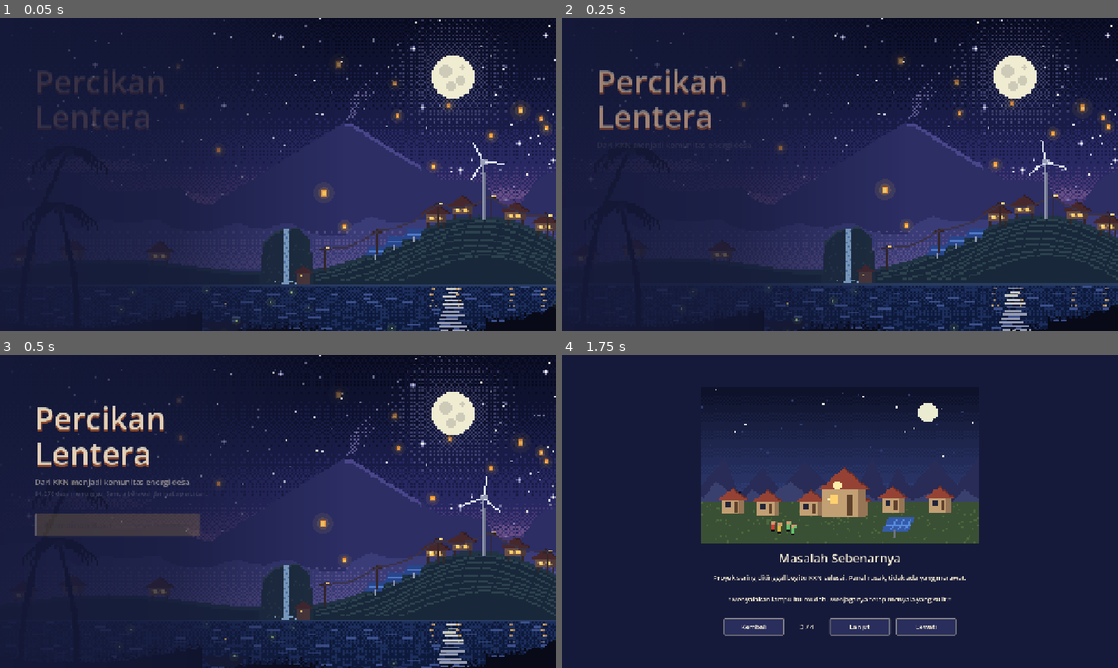
Above: before the commit, frames 1-4 (two rows, left to right).
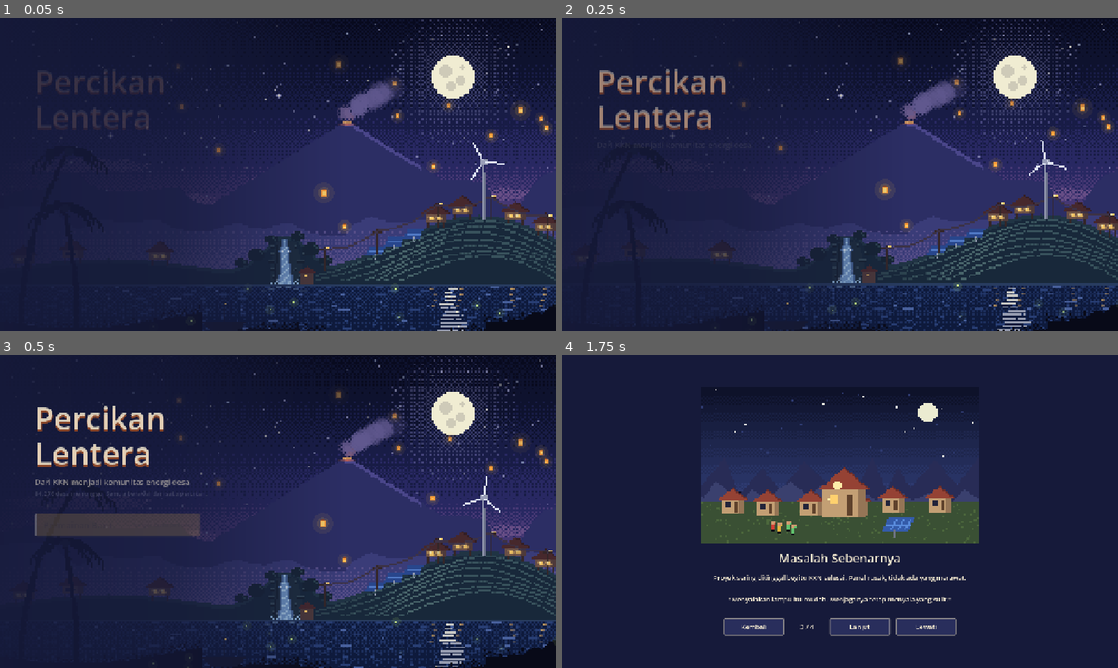
Above: after the commit, the same moments.

Repository: RizqieSufiawan/percikan-lentera
Game: Godot game, scene res://scenes/title.tscn
Same seed, same stepped clock (60 frames per second), same inputs: the game is played once before the commit and once after it. Sound files missing from this copy of the repository are replaced by a short silence.
Inputs (mouse positions are in pixels of both pictures, inside the frame that each line leads up to):
- Up to frame 1 (0.05 s): no input
- Up to frame 2 (0.25 s): no input
- Up to frame 3 (0.5 s): no input
- Up to frame 4 (1.75 s): tap Enter at 0.5 s; move the mouse to (962, 495) at 0.52 s; hold Right 0.53-1.28 s; tap Delete at 0.6, 1.35 s; click (962, 495) at 0.67 s; tap Space at 0.77, 1.07, 1.52 s; move the mouse to (728, 527) at 1.27 s; hold Left from 1.28 s (still down)

The runs differ from the first frame. In frame 1, 4.1% of the frame differs, in the area x 10-100%, y 0-100%; in frame 2, 4.0%; in frame 3, 4.1%, in the area x 4-100%, y 0-100%; in frame 4, nothing differs.

Commit message:
Main Menu

Diff:
--- a/scripts/ui/debug_tools.gd
+++ b/scripts/ui/debug_tools.gd
@@ -16,6 +16,9 @@
 F10  buka semua upgrade gratis
 F11  benih di provinsi terpilih  (Shift: buka rute pesawat semua pulau)
 F12  menang  (Shift: kalah resistensi, Ctrl: kalah padam)
+Delete    isi PETA SETENGAH: separuh desa bersih, semua energi & upgrade terbuka, tahap 4
+          (Shift: PENUH, semua desa bersih campur semua energi, 1 desa sengaja disisakan
+          supaya belum menang; tekan F12 untuk layar menang)
 Insert    lompat 1 tahun (berhenti jika ada kartu)
 Home      naik tahap
 End       munculkan gelembung aksi sekarang
@@ -150,19 +153,11 @@
 				sim.blue = clampf(sim.blue + 15, 0, 100)
 				msg = "resistensi biru +15"
 		KEY_F10:
-			for u in Game.db.upgrades:
-				if sim.owned_upgrades.has(u.id):
-					continue
-				sim.owned_upgrades[u.id] = true
-				if u.unlock_energy != &"" and not sim.energies.has(u.unlock_energy):
-					sim.energies.append(u.unlock_energy)
-				for f in u.flags:
-					sim.flags[f] = true
-			sim.flags[&"airplane"] = true
-			sim.flags[&"post_kkn"] = true
-			sim.flags[&"gov_partner"] = true
-			sim._recompute_mods()
+			_unlock_all(sim)
 			msg = "semua upgrade terbuka"
+		KEY_DELETE:
+			_unlock_all(sim)
+			msg = _fill_map(sim, 1.0 if shift else 0.5)
 		KEY_F11:
 			if shift:
 				sim._open_air_routes(99)
@@ -214,3 +209,54 @@
 	_status.text = "DEBUG: " + msg
 	print("[debug] ", msg)
 	return true
+
+
+func _unlock_all(sim: Simulation) -> void:
+	for u in Game.db.upgrades:
+		if sim.owned_upgrades.has(u.id):
+			continue
+		sim.owned_upgrades[u.id] = true
+		if u.unlock_energy != &"" and not sim.energies.has(u.unlock_energy):
+			sim.energies.append(u.unlock_energy)
+		for f in u.flags:
+			sim.flags[f] = true
+	sim.flags[&"airplane"] = true
+	sim.flags[&"post_kkn"] = true
+	sim.flags[&"gov_partner"] = true
+	sim._recompute_mods()
+
+
+## Isi peta: share = bagian desa yang bersih di tiap provinsi (0.5 = setengah, 1.0 = penuh).
+## Energi dipilih paling cocok dari SEMUA energi, jadi petanya campuran. Sebagian besar rapuh,
+## sebagian mandiri. Pada 1.0 satu desa disisakan supaya permainan belum langsung menang.
+func _fill_map(sim: Simulation, share: float) -> String:
+	var rng := RandomNumberGenerator.new()
+	rng.seed = 2026
+	var all_e: Array[StringName] = []
+	for e in Game.db.energies:
+		all_e.append(e.id)
+	var left_over := false
+	for s: Simulation.ProvinceState in sim.provinces.values():
+		var order: Array = s.villages.duplicate()
+		for i in range(order.size() - 1, 0, -1):
+			var j := rng.randi_range(0, i)
+			var t = order[i]
+			order[i] = order[j]
+			order[j] = t
+		var target := roundi(order.size() * share)
+		var done := 0
+		for v: Simulation.VillageState in order:
+			if done >= target:
+				break
+			if share >= 1.0 and not left_over and v == order[order.size() - 1]:
+				left_over = true  # satu desa disisakan
+				continue
+			v.energy = sim.best_energy_for(s, v, all_e)
+			v.status = Simulation.V_INDEP if rng.randf() < (0.6 if share >= 1.0 else 0.3) else Simulation.V_LIT
+			v.lit_age = 9999
+			done += 1
+		s.community = maxf(s.community, 70.0 if share >= 1.0 else 45.0)
+		s.recount()
+	sim._set_stage(6 if share >= 1.0 else 4)
+	sim.kkn_active = false
+	return "peta terisi %d%%, semua energi terbuka" % roundi(share * 100)
--- a/scripts/ui/title_screen.gd
+++ b/scripts/ui/title_screen.gd
@@ -2,7 +2,9 @@
 ## Layar judul: Lanjutkan, Permainan Baru, Muat Permainan, Pengaturan, Panduan, Keluar.
 ## Latar desa malam berlapis (tools/make_title_bg.py) dengan paralaks mengikuti mouse,
 ## bintang berkelip, bintang jatuh, baling-baling turbin berputar, lentera naik dari balik bukit,
-## dan kunang-kunang. Judul di kiri di atas bayangan gelap; tombol masuk bergantian.
+## dan kunang-kunang. Yang ikut bergerak (tidak dicetak di gambar lapisan): bintang terang berkelip,
+## riak danau, pantulan bulan & lampu rumah yang bergoyang, air terjun mengalir, pohon kelapa
+## berayun (lembar sprite title_palms.png). Judul di kiri di atas bayangan gelap; tombol masuk bergantian.
 
 const IMG := Vector2(1280, 720)  # ukuran gambar lapisan
 const MARGIN := 32.0  # lapisan dibuat lebih besar dari layar agar bisa digeser
@@ -14,7 +16,29 @@
 ]
 const TURBINE_HUB := Vector2(1074, 334)  # dari make_title_bg.py (koordinat gambar)
 const LANTERN_COUNT := 14
-const STAR_COUNT := 28
+const STAR_COUNT := 80
+const MOON := Vector2(252, 38)  # piksel seni (make_title_bg.py)
+const LAKE_Y := 148  # baris tepi danau (piksel seni)
+const ART_H := 180
+const HOUSES := [238, 252, 280, 296, 309]  # rumah di lereng kanan (pantulan lampunya di danau)
+const FALL_Y := Vector2i(124, 148)
+const WATER_F := Color8(150, 190, 226)
+const WATER_F2 := Color8(96, 140, 196)
+const LAKE1 := Color8(40, 62, 116)
+const LAKE2 := Color8(72, 96, 156)
+const PALMS := preload("res://assets/ui/title_palms.png")
+const PALM_FRAMES := 16
+const PALM_BOX := Rect2(0, 52, 108, 128)  # piksel seni, sama dengan make_title_bg.py
+const PALM_FPS := 7.0
+const CRATER := Vector2(196, 62)  # kawah gunung api (piksel seni)
+const SMOKE_COL := Color8(96, 88, 142)
+const LAMP := Color8(255, 206, 104)
+const LAMP2 := Color8(255, 240, 176)
+const WALL := Color8(104, 78, 70)
+const ROOF := Color8(70, 40, 44)
+## Rumah berlampu (x kiri, piksel seni). 46 sengaja gelap di gambar (desa belum berlistrik).
+const LIT_HOUSES := [20, 92, 238, 252, 280, 296, 309]
+const CHIMNEY_HOUSES := [252, 296]  # rumah yang sedang memasak (asap dapur tipis)
 const FIREFLY_COUNT := 12
 
 var _buttons: Array[Button] = []
@@ -23,6 +47,14 @@
 var _lanterns: Array = []
 var _stars: Array = []
 var _flies: Array = []
+var _ripples: Array = []  # garis riak danau: {y, x, len, sp, ph, bright}
+var _smoke: Array = []  # kepulan asap gunung: {p, age, life, r0, r1}
+var _embers: Array = []  # bara kecil dari kawah: {p, v, age}
+var _smoke_cd := 0.0
+## Jendela rumah: {pos (piksel seni, kiri atas 2x2), house, ph, off_t, off_cd, pass_t, pass_cd, dir}
+var _windows: Array = []
+var _house_light: Dictionary = {}  # x rumah -> terang rata-rata jendelanya (untuk pantulan di danau)
+var _chimney: Array = []  # asap dapur: {p, age}
 var _shooting := {}
 var _next_shooting := 4.0
 var _par := Vector2.ZERO
@@ -38,9 +70,33 @@
 	_build_buttons()
 	for i in LANTERN_COUNT:
 		_lanterns.append(_new_lantern(true))
-	for i in STAR_COUNT:
-		_stars.append({"p": Vector2(_rng.randf() * IMG.x, _rng.randf() * 400.0), "ph": _rng.randf() * TAU,
-			"sp": _rng.randf_range(0.8, 2.4), "big": _rng.randf() < 0.25})
+	while _stars.size() < STAR_COUNT:
+		# Posisi di kisi piksel seni, tidak menempel bulan.
+		var g := Vector2(_rng.randi_range(0, 319), _rng.randi_range(0, 108))
+		if g.distance_to(MOON) < 17.0:
+			continue
+		var roll := _rng.randf()
+		_stars.append({"p": g * 4.0, "ph": _rng.randf() * TAU, "sp": _rng.randf_range(0.6, 2.2),
+			"lvl": 0.55 if roll < 0.55 else (0.85 if roll < 0.9 else 1.0), "big": roll >= 0.9,
+			"col": Color(1, 0.98, 0.9) if _rng.randf() < 0.7 else Color(0.8, 0.86, 1.0)})
+	# Asap gunung sudah mengepul sejak awal (tidak mulai dari kosong).
+	for i in 20:
+		_spawn_smoke(i * 0.75)
+	for hx in LIT_HOUSES:
+		var top := _house_y(hx) - 9
+		for wx in [2, 6]:
+			_windows.append({"pos": Vector2(hx + wx, top + 4), "house": hx, "ph": _rng.randf() * TAU,
+				"off_t": 0.0, "off_cd": _rng.randf_range(8.0, 70.0), "pass_t": -1.0,
+				"pass_cd": _rng.randf_range(2.0, 12.0), "dir": 1.0})
+	for y in range(LAKE_Y + 1, ART_H, 2):
+		var dir := 1.0 if (y / 2) % 2 == 0 else -1.0
+		var depth := float(y - LAKE_Y) / (ART_H - LAKE_Y)
+		var x := _rng.randf_range(0, 6)
+		while x < 320:
+			var ln := _rng.randi_range(2, 6)
+			_ripples.append({"y": y, "x": x, "len": ln, "sp": dir * _rng.randf_range(1.0, 2.5) * (0.6 + depth),
+				"ph": _rng.randf() * TAU, "bright": _rng.randf() < 0.25})
+			x += ln + _rng.randf_range(6, 16)
 	for i in FIREFLY_COUNT:
 		_flies.append({"p": Vector2(_rng.randf() * IMG.x, _rng.randf_range(600, 700)), "ph": _rng.randf() * TAU})
 	Audio.music(&"menu")
@@ -275,6 +331,10 @@
 		_shooting["t"] += delta
 		if _shooting["t"] > 0.9:
 			_shooting = {}
+	for r in _ripples:
+		r["x"] = fposmod(r["x"] + r["sp"] * delta, 330.0)
+	_update_volcano(delta)
+	_update_houses(delta)
 	for fx in _fx:
 		fx.queue_redraw()
 
@@ -283,11 +343,14 @@
 	var c: Control = _fx[0]
 	var px := _pix(c)
 	for st in _stars:
-		var a := 0.35 + 0.65 * (0.5 + 0.5 * sin(_time * st["sp"] + st["ph"]))
+		# Kelip: gelombang pelan ditambah kedip cepat sesekali (seperti bintang sungguhan).
+		var w := 0.5 + 0.5 * sin(_time * st["sp"] + st["ph"])
+		var flick := 1.0 - 0.45 * maxf(0.0, sin(_time * st["sp"] * 5.3 + st["ph"] * 3.0)) * w
+		var a: float = st["lvl"] * (0.25 + 0.75 * w) * flick
 		var p := _map(c, st["p"])
-		c.draw_rect(Rect2(p, Vector2(px, px)), Color(1, 0.98, 0.9, a))
-		if st["big"] and a > 0.8:
-			var arm := Color(0.75, 0.75, 0.95, (a - 0.8) * 4.0)
+		c.draw_rect(Rect2(p, Vector2(px, px)), Color(st["col"], a))
+		if st["big"] and a > 0.7:
+			var arm := Color(0.75, 0.75, 0.95, (a - 0.7) * 2.5)
 			for o in [Vector2(px, 0), Vector2(-px, 0), Vector2(0, px), Vector2(0, -px)]:
 				c.draw_rect(Rect2(p + o, Vector2(px, px)), arm)
 	if not _shooting.is_empty():
@@ -313,6 +376,7 @@
 
 func _draw_lanterns() -> void:
 	var c: Control = _fx[1]
+	_draw_volcano(c, _pix(c))
 	var px := _pix(c) * 0.5
 	for l in _lanterns:
 		var s: float = l["size"]
@@ -335,6 +399,10 @@
 	# Baling-baling turbin: tiga bilah dari kotak piksel, berputar pelan.
 	var c: Control = _fx[2]
 	var px := _pix(c)
+	_draw_grass(c, px)
+	_draw_lake(c, px)
+	_draw_waterfall(c, px)
+	_draw_houses(c, px)
 	var hub := _map(c, TURBINE_HUB)
 	for k in 3:
 		var ang := _time * 1.4 + k * TAU / 3.0
@@ -345,10 +413,282 @@
 	c.draw_rect(Rect2((hub / px).floor() * px - Vector2(px, px) * 0.5, Vector2(px, px) * 2.0), Color(0.6, 0.62, 0.72))
 
 
+## Kotak satu atau beberapa piksel seni (koordinat seni 320x180) di kanvas efek c.
+func _art(c: Control, px: float, g: Vector2, col: Color, w: float = 1.0) -> void:
+	c.draw_rect(Rect2(_map(c, g.floor() * 4.0), Vector2(w * px, px)), col)
+
+
+func _draw_lake(c: Control, px: float) -> void:
+	# Riak: garis pendek bergeser pelan, arah berselang per baris, panjangnya mengembang-mengempis.
+	for r in _ripples:
+		var ln := maxf(1.0, roundf(r["len"] * (0.55 + 0.45 * sin(_time * 1.3 + r["ph"]))))
+		var x := floorf(r["x"]) - 5.0
+		if x > 320.0 or x + ln < 0.0:
+			continue
+		_art(c, px, Vector2(x, r["y"]), LAKE2 if r["bright"] else LAKE1, ln)
+	# Pantulan bulan: tiap baris bergoyang sendiri, kadang terputus, makin lebar dan pudar ke bawah.
+	for y in range(LAKE_Y + 2, ART_H, 2):
+		var spread := 3 + (y - LAKE_Y) / 5
+		var wob := roundf(sin(_time * 1.6 + y * 0.9) * 1.2 + sin(_time * 0.7 + y * 0.35))
+		var ln := spread * 2 - int(absf(sin(_time * 2.1 + y * 1.7)) * 3.0)
+		var x0 := MOON.x - spread + wob
+		var col := Color8(200, 200, 196) if y < 160 else Color8(150, 156, 176)
+		var gap := int((0.5 + 0.5 * sin(_time * 1.1 + y)) * ln)
+		if y > 156 and gap > 0 and gap < ln - 1:
+			_art(c, px, Vector2(x0, y), col, gap)
+			_art(c, px, Vector2(x0 + gap + 1, y), col, ln - gap - 1)
+		else:
+			_art(c, px, Vector2(x0, y), col, ln)
+		# Kilau kecil berpindah-pindah di pantulan.
+		if fmod(_time * 3.0 + y * 0.37, 1.0) < 0.15:
+			_art(c, px, Vector2(x0 + int(fmod(y * 7.3 + floorf(_time * 3.0) * 5.0, ln)), y), Color8(240, 236, 210))
+	# Pantulan lampu rumah: titik hangat bergoyang.
+	for hx in HOUSES:
+		for k in 4:
+			var y: int = LAKE_Y + 2 + k * 3
+			var wob := roundf(sin(_time * 2.0 + hx + k * 1.3))
+			var a: float = (0.75 + 0.25 * sin(_time * 3.0 + hx * 0.7 + k)) * _house_light.get(hx, 1.0)
+			_art(c, px, Vector2(hx + 3 + wob, y), Color(Color8(200, 160, 96), a))
+			_art(c, px, Vector2(hx + 4 + wob, y), Color(Color8(160, 126, 90), a))
+
+
+# ---------------------------------------------------------------- gunung api
+
+func _spawn_smoke(age: float = 0.0) -> void:
+	_smoke.append({"p": CRATER + Vector2(_rng.randf_range(-2.0, 2.0), -1.0), "age": age,
+		"life": _rng.randf_range(13.0, 17.0), "r0": _rng.randf_range(0.8, 1.4), "r1": _rng.randf_range(5.0, 8.0),
+		"ph": _rng.randf() * TAU})
+
+
+func _update_volcano(delta: float) -> void:
+	_smoke_cd -= delta
+	if _smoke_cd <= 0.0:
+		_smoke_cd = _rng.randf_range(0.6, 0.9)
+		_spawn_smoke()
+	for i in range(_smoke.size() - 1, -1, -1):
+		var s: Dictionary = _smoke[i]
+		s["age"] += delta
+		if s["age"] >= s["life"]:
+			_smoke.remove_at(i)
+	if _rng.randf() < delta * 0.3:
+		_embers.append({"p": CRATER + Vector2(_rng.randf_range(-2, 2), 0), "v": Vector2(_rng.randf_range(-2, 3), -_rng.randf_range(5, 9)), "age": 0.0})
+	for i in range(_embers.size() - 1, -1, -1):
+		var e: Dictionary = _embers[i]
+		e["age"] += delta
+		e["v"] += Vector2(0.6, 4.0) * delta
+		e["p"] += e["v"] * delta
+		if e["age"] > 1.6:
+			_embers.remove_at(i)
+
+
+## Posisi kepulan: naik, makin condong ke kanan terbawa angin, bergelombang pelan.
+func _smoke_pos(s: Dictionary) -> Vector2:
+	var a: float = s["age"]
+	return s["p"] + Vector2(a * 0.75 + a * a * 0.07 + sin(a * 0.35 + s["ph"]) * 1.2, -a * 1.35 + a * a * 0.015)
+
+
+func _draw_volcano(c: Control, px: float) -> void:
+	# Pendar kawah: jingga redup berdenyut, dipantulkan ke dasar asap.
+	var pulse := 0.5 + 0.5 * sin(_time * 0.9) * sin(_time * 2.3 + 1.0)
+	for dx in range(-4, 5):
+		var a := (0.35 + 0.35 * pulse) * (1.0 - absf(dx) / 5.0)
+		_art(c, px, CRATER + Vector2(dx, 1), Color(1.0, 0.45, 0.2, a))
+	for dx in range(-2, 3):
+		_art(c, px, CRATER + Vector2(dx, 0), Color(1.0, 0.7, 0.35, 0.45 + 0.4 * pulse))
+	# Asap: lingkaran piksel berpola papan catur (tipis, ciri pixel art), membesar dan memudar.
+	for s in _smoke:
+		var t: float = s["age"] / s["life"]
+		var r: float = lerpf(s["r0"], s["r1"], sqrt(t))
+		var cpos := _smoke_pos(s)
+		var a := 0.9 * (1.0 - t * t) * minf(1.0, s["age"] * 1.5)
+		var warm := clampf(1.0 - s["age"] / 4.0, 0.0, 1.0) * (0.4 + 0.6 * pulse)
+		var col := SMOKE_COL.lerp(Color8(170, 96, 96), warm * 0.6)
+		var ir := int(ceilf(r))
+		for yy in range(-ir, ir + 1):
+			for xx in range(-ir, ir + 1):
+				var g := (cpos + Vector2(xx, yy)).floor()
+				if Vector2(xx, yy).length() > r:
+					continue
+				# Tepi lebih tipis (setengah piksel diisi), tengah penuh.
+				var edge := Vector2(xx, yy).length() > r - 1.2
+				if edge and int(g.x + g.y) % 2 == 0:
+					continue
+				_art(c, px, g, Color(col, a * (0.6 if edge else 1.0)))
+	for e in _embers:
+		var t: float = e["age"] / 1.6
+		_art(c, px, e["p"], Color(1.0, 0.65 - t * 0.3, 0.3, 1.0 - t))
+
+
+# ---------------------------------------------------------------- rumah
+
+## Sama dengan hill_y() di make_title_bg.py: tinggi punggung bukit (piksel seni).
+func _hill(x: float) -> float:
+	return 144.0 - 32.0 * exp(-pow((x - 266.0) / 58.0, 2.0)) - 9.0 * exp(-pow((x - 70.0) / 60.0, 2.0))
+
+
+func _house_y(x: float) -> int:
+	return int(_hill(x + 5.0)) + 1  # kaki rumah di lereng
+
+
+## Sawah terasering: garis teras (rumus sama dengan make_title_bg.py) tetap diam, angin dari kiri
+## lewat sebagai kilau yang menyapu ke kanan serempak di semua baris, seperti hamparan padi
+## yang tersibak. Tepi kilau memakai dithering Bayer (gaya pixel art), bukan gradasi halus.
+const BAYER4 := [0, 8, 2, 10, 12, 4, 14, 6, 3, 11, 1, 9, 15, 7, 13, 5]
+
+
+func _draw_grass(c: Control, px: float) -> void:
+	var tiers := [Color8(44, 66, 78), Color8(56, 82, 92), Color8(72, 100, 106)]
+	for x in range(180, 320):
+		var hy := _hill(x)
+		# Dua hembusan dengan panjang berbeda supaya tidak terasa berulang kaku.
+		var t := x * 0.035 - _time * 0.75
+		var g := pow(maxf(0.0, sin(t)), 3.0) + 0.5 * pow(maxf(0.0, sin(t * 0.6 + 2.0)), 4.0)
+		g = clampf(g, 0.0, 1.0) * 2.0  # 0..2 = tingkat warna
+		for k in range(1, 8):
+			var y := int(hy + k * 3 + sin(x * 0.08 + k) * 0.8)
+			if y >= LAKE_Y - 2 or (x + k) % 9 == 0:
+				continue
+			var lvl := int(g)
+			var frac := g - lvl
+			if frac * 16.0 > BAYER4[(y % 4) * 4 + (x % 4)] + 0.5:
+				lvl += 1
+			_art(c, px, Vector2(x, y), tiers[mini(lvl, 2)])
+
+
+func _update_houses(delta: float) -> void:
+	var sum := {}
+	var cnt := {}
+	for w in _windows:
+		# Kadang lampu dimatikan beberapa detik (orang keluar kamar), lalu menyala lagi.
+		w["off_cd"] -= delta
+		if w["off_cd"] <= 0.0:
+			w["off_cd"] = _rng.randf_range(35.0, 90.0)
+			w["off_t"] = _rng.randf_range(2.0, 5.0)
+		w["off_t"] = maxf(0.0, w["off_t"] - delta)
+		# Kadang ada bayangan orang lewat di depan jendela.
+		w["pass_cd"] -= delta
+		if w["pass_cd"] <= 0.0 and w["pass_t"] < 0.0:
+			w["pass_cd"] = _rng.randf_range(4.0, 14.0)
+			w["pass_t"] = 0.0
+			w["dir"] = 1.0 if _rng.randf() < 0.5 else -1.0
+		if w["pass_t"] >= 0.0:
+			w["pass_t"] += delta
+			if w["pass_t"] > 1.2:
+				w["pass_t"] = -1.0
+		var b := _window_light(w)
+		sum[w["house"]] = sum.get(w["house"], 0.0) + b
+		cnt[w["house"]] = cnt.get(w["house"], 0) + 1
+	for h in sum:
+		_house_light[h] = sum[h] / cnt[h]
+	if _rng.randf() < delta * 1.2:
+		var hx: int = CHIMNEY_HOUSES[_rng.randi() % CHIMNEY_HOUSES.size()]
+		_chimney.append({"p": Vector2(hx + 3, _house_y(hx) - 13), "age": 0.0})
+	for i in range(_chimney.size() - 1, -1, -1):
+		_chimney[i]["age"] += delta
+		if _chimney[i]["age"] > 4.0:
+			_chimney.remove_at(i)
+
+
+## Terang jendela 0..1: pelita berpendar halus, atau padam sebentar.
+func _window_light(w: Dictionary) -> float:
+	if w["off_t"] > 0.0:
+		return 0.0
+	return 0.86 + 0.08 * sin(_time * 2.7 + w["ph"]) + 0.06 * sin(_time * 7.9 + w["ph"] * 2.0)
+
+
+func _draw_houses(c: Control, px: float) -> void:
+	for w in _windows:
+		var b := _window_light(w)
+		var g: Vector2 = w["pos"]
+		var dark := Color8(30, 30, 50)
+		# Jendela 2x2: kiri atas paling terang (sumber cahaya), sisanya kuning lampu.
+		var cols := [LAMP2, LAMP, LAMP, LAMP]
+		for k in 4:
+			var o := Vector2(k % 2, k / 2)
+			var col: Color = dark.lerp(cols[k], b)
+			# Bayangan orang lewat: satu kolom gelap bergeser melintasi jendela.
+			if w["pass_t"] >= 0.0 and b > 0.0:
+				var t: float = w["pass_t"] / 1.2
+				var sx: float = lerpf(-1.0, 2.0, t) if w["dir"] > 0.0 else lerpf(2.0, -1.0, t)
+				if absf(o.x - sx) < 0.75:
+					col = col.darkened(0.55)
+			_art(c, px, g + o, col)
+		# Pendar ke dinding di samping jendela ikut redup saat lampu padam.
+		_art(c, px, g + Vector2(-1, 0), Color(WALL.lerp(LAMP, 0.35), b))
+		_art(c, px, g + Vector2(2, 1), Color(WALL.lerp(LAMP, 0.35), b))
+		if b > 0.0:
+			c.draw_circle(_map(c, (g + Vector2(1, 1)) * 4.0), px * 2.2, Color(LAMP, 0.06 * b))
+	for s in _chimney:
+		var t: float = s["age"] / 4.0
+		var g: Vector2 = s["p"] + Vector2(t * 3.0 + sin(s["age"] * 1.5) * 0.7, -t * 9.0)
+		_art(c, px, g, Color(0.62, 0.6, 0.7, 0.45 * (1.0 - t)))
+		if t > 0.4:
+			_art(c, px, g + Vector2(1, 0), Color(0.62, 0.6, 0.7, 0.25 * (1.0 - t)))
+
+
+## Kolom air terjun per baris (x0, x1), sama dengan fall_span() di make_title_bg.py.
+func _fall_span(y: int) -> Vector2i:
+	if y < 128:
+		return Vector2i(162, 164)  # pancuran atas, keluar dari bawah celah pepohonan
+	if y < 130:
+		return Vector2i(161, 165)
+	if y == 130:
+		return Vector2i(160, 166)  # limpasan di birai
+	if y < 137:
+		return Vector2i(161, 165)
+	if y < 143:
+		return Vector2i(161, 166)
+	return Vector2i(160, 167)  # melebar dekat kolam
+
+
+func _draw_waterfall(c: Control, px: float) -> void:
+	# Garis aliran vertikal bergulir ke bawah (tiap kolom beda kecepatan), tepi lebih gelap,
+	# buih di birai dan di kolam berkedip, riak kolam menyebar ke danau, uap tipis naik.
+	var hi := Color8(168, 204, 234)
+	var mid := Color8(116, 156, 204)
+	var edge := Color8(70, 102, 150)
+	for y in range(FALL_Y.x, FALL_Y.y):
+		var sp := _fall_span(y)
+		for x in range(sp.x, sp.y + 1):
+			var col := mid
+			if x == sp.x or x == sp.y:
+				col = edge
+			else:
+				var flow := int(_time * (5.0 + (x % 3) * 1.2))
+				if posmod(y - flow + x * 5, 4) == 0:
+					col = hi
+			if y == 130 and posmod(x + int(_time * 2.5), 3) == 0:
+				col = Color8(220, 236, 250)  # buih di birai
+			_art(c, px, Vector2(x, y), col)
+	var step := int(_time * 4.0)
+	for x in range(156, 172):
+		var h := posmod(x * 37 + step * 13, 10)
+		if h < 7:
+			_art(c, px, Vector2(x, LAKE_Y - 1 - (h % 2)), WATER_F)
+		if h == 0:
+			_art(c, px, Vector2(x, LAKE_Y - 3), Color(WATER_F, 0.5))
+	# Riak kolam: garis tipis melebar keluar dari kaki air terjun lalu pudar.
+	for k in 3:
+		var t := fmod(_time * 0.4 + k / 3.0, 1.0)
+		var half := 3.0 + t * 12.0
+		var y := LAKE_Y + 1 + int(t * 3.0)
+		var a := 0.5 * (1.0 - t)
+		_art(c, px, Vector2(163 - half, y), Color(WATER_F, a), 3.0)
+		_art(c, px, Vector2(163 + half - 2.0, y), Color(WATER_F, a), 3.0)
+	for k in 4:
+		var t := fmod(_time * 0.5 + k * 0.25, 1.0)
+		_art(c, px, Vector2(159 + k * 3 + roundf(sin(_time + k) * 1.0), LAKE_Y - 3 - floorf(t * 7.0)),
+			Color(0.85, 0.9, 1.0, 0.35 * (1.0 - t)))
+
+
 func _draw_near_fx() -> void:
 	# Kunang-kunang di rumput depan.
 	var c: Control = _fx[3]
 	var px := _pix(c)
+	# Pohon kelapa berayun: lembar sprite diputar terus (satu putaran = satu ayunan penuh).
+	var frame := int(_time * PALM_FPS) % PALM_FRAMES
+	var src := Rect2(frame * PALM_BOX.size.x, 0, PALM_BOX.size.x, PALM_BOX.size.y)
+	c.draw_texture_rect_region(PALMS, Rect2(_map(c, PALM_BOX.position * 4.0), PALM_BOX.size * px), src)
 	for f in _flies:
 		var a := 0.5 + 0.5 * sin(f["ph"] * 2.3)
 		var p := _map(c, f["p"])
--- a/tests/debug_test.gd
+++ b/tests/debug_test.gd
@@ -41,7 +41,7 @@
 		[KEY_F6, true, false], [KEY_F7, false, false], [KEY_F8, false, false],
 		[KEY_F9, false, false], [KEY_F9, true, false], [KEY_F9, false, true],
 		[KEY_F10, false, false], [KEY_F11, false, false], [KEY_F11, true, false],
-		[KEY_HOME, false, false], [KEY_END, false, false],
+		[KEY_DELETE, false, false], [KEY_DELETE, true, false], [KEY_HOME, false, false], [KEY_END, false, false],
 	]
 	for i in Game.db.events.size():
 		keys.append([KEY_F3, false, false])
Binary file changed: assets/ui/title_background.png
Binary file changed: assets/ui/title_far.png
Binary file changed: assets/ui/title_mid.png
Binary file changed: assets/ui/title_near.png
Binary file added: assets/ui/title_palms.png
Not shown, added: assets/ui/title_palms.png.import
Binary file changed: assets/ui/title_sky.png
Not shown, changed: scripts/ui/map_ambient.gd.uid
